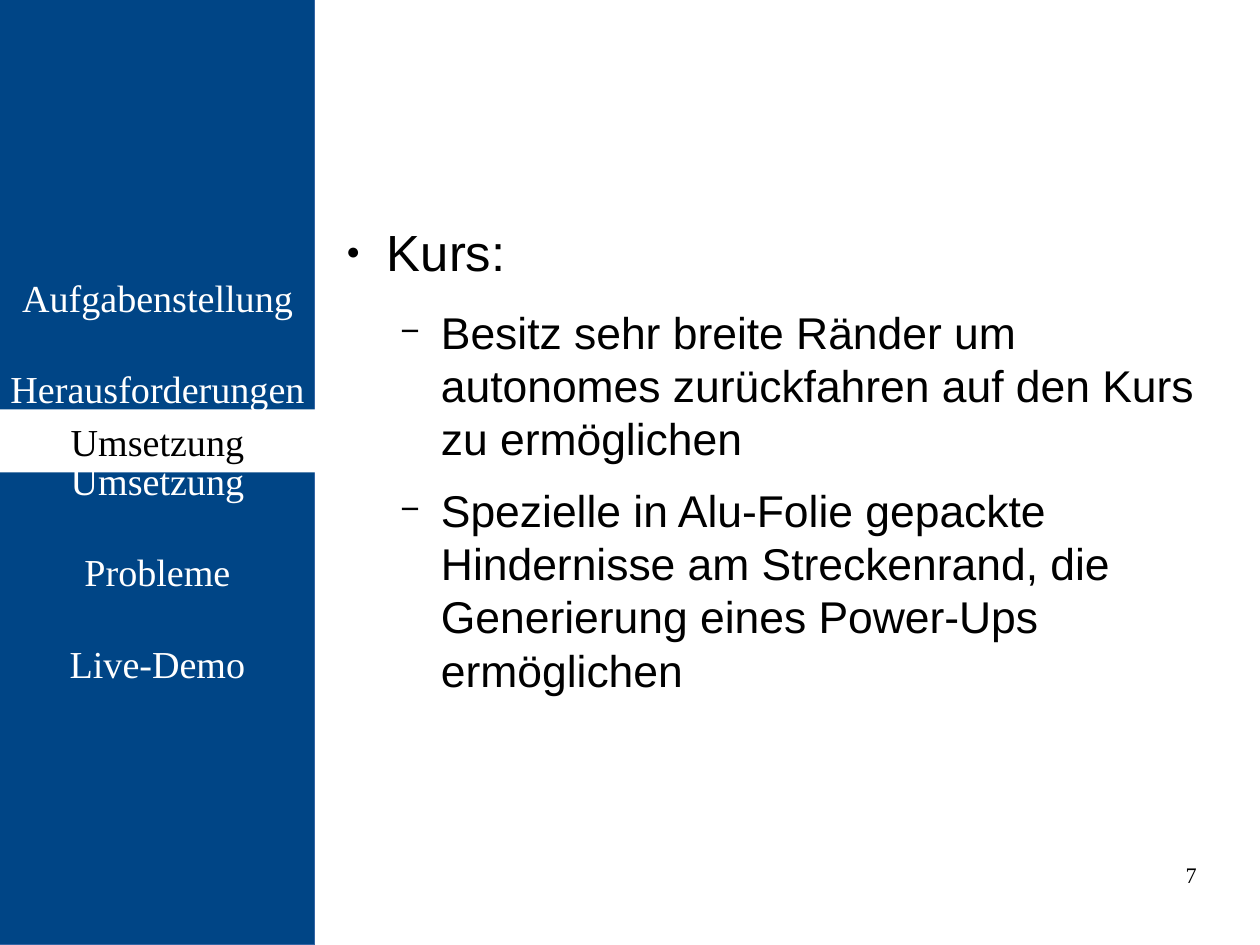
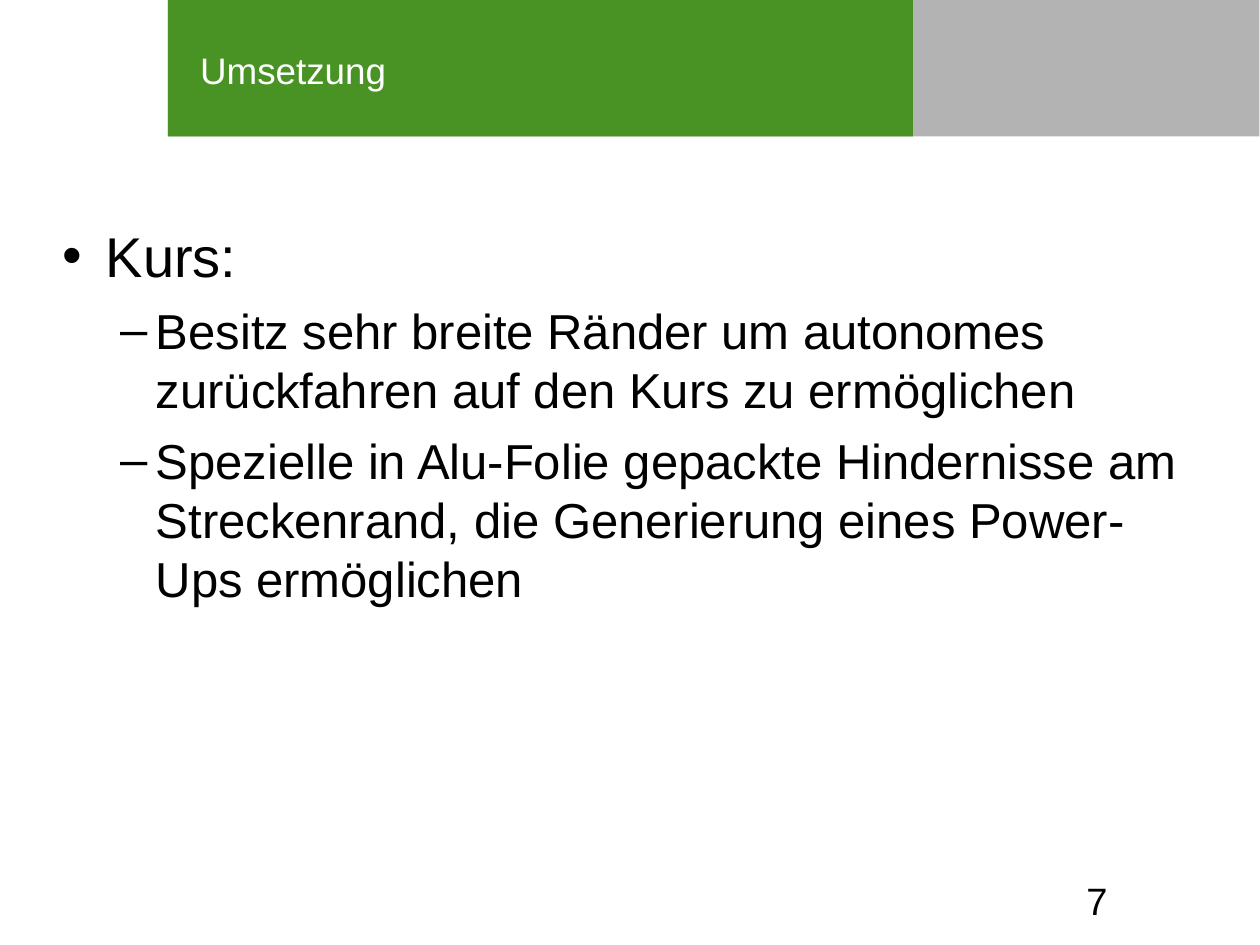
Before and after one commit to kapsl/embedded, a slide deck: slide 7 of Abschlusspräsentation/Abschlusspräsentation.odp. Drawn at 1260x945 pixels with LibreOffice and Linux fonts; fonts in the diff are those of the drawing; background and template pictures are left out. Boxes give left, top, right and bottom in pixels: in the first picture for what was removed or moved away, otherwise in the second. Text is boxed around its words. In the diff, an @@ line names an element or a change of style, - is before the commit and + after.

```diff
--- a/Abschlusspräsentation/Abschlusspräsentation.odp
+++ b/Abschlusspräsentation/Abschlusspräsentation.odp
@@ rectangle removed at (0, 0, 316, 945) @@
-Aufgabenstellung
-Herausforderungen
-Umsetzung
-Probleme
-Live-Demo
@@ rectangle added at (168, 0, 1260, 136), fill #B3B3B3 @@
@@ rectangle added at (168, 0, 914, 136), fill #489324 @@
@@ title "Umsetzung": place and size @@
-title "Umsetzung" at (0, 409, 316, 472)
+title "Umsetzung" at (200, 58, 386, 91)
@@ title "Umsetzung" at (200, 58, 386, 91): size 24 to 23.2 pt, font Times New Roman to Arial, text colour #000000 to #FFFFFF; alignment centre to left; vertical alignment middle to top; fill #FFFFFF to none @@
@@ text "Kurs:": place and size @@
-text "Kurs:" at (387, 236, 1193, 696)
+text "Kurs:" at (106, 238, 1176, 607)
@@ text "Kurs:" at (106, 238, 1176, 607): size 32 to 35.3 pt in "Kurs:"; size 28 to 30.9 pt; bullet ● to •; less space between paragraphs; bullet − to – @@
@@ page number: place and size @@
-page number at (1186, 868, 1197, 883)
+page number at (1086, 888, 1107, 915)
@@ page number at (1086, 888, 1107, 915): size 14 to 24 pt, font Times New Roman to Arial; alignment right to left @@
```
Also in this commit, not shown: 8 other slides changed.
